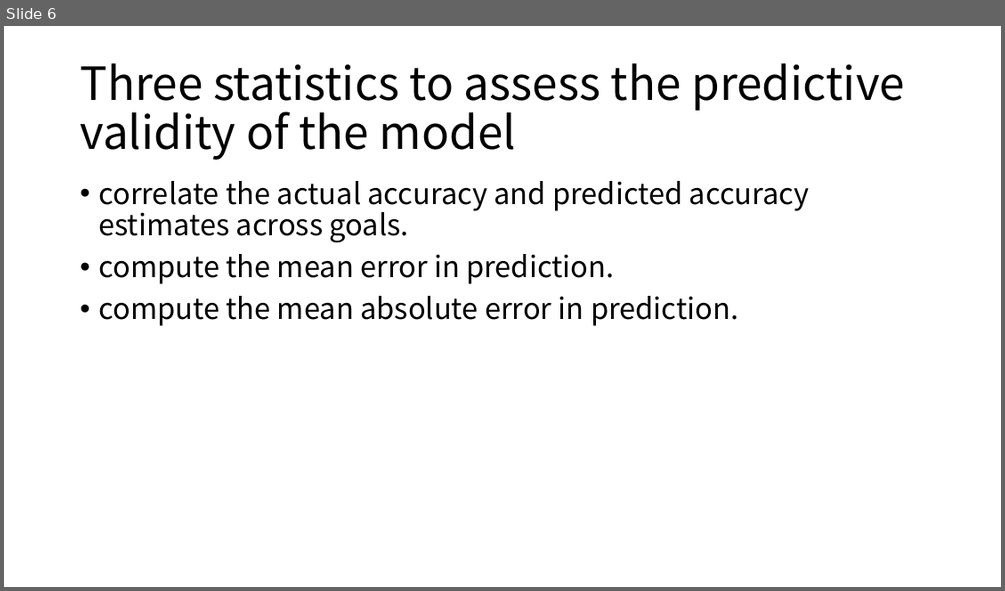
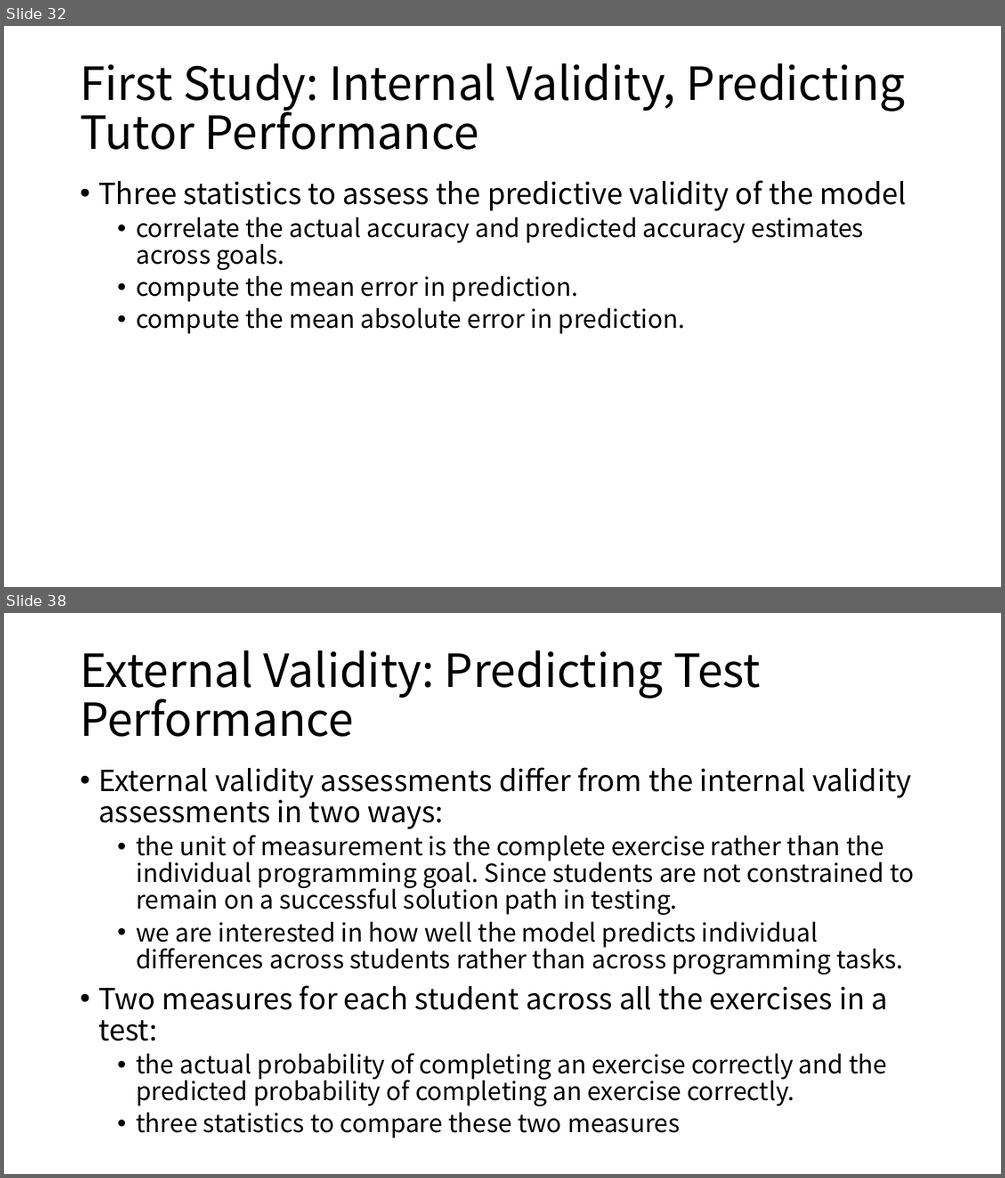
Before and after one commit to cloudspurs/klz, a slide deck: computer_science/statistics/model/hmm/bkt/papers/knowledge_tracing_modeling_the_acquisition_of_procedural_knowledge.pptx. Shown one above the other, each under a label of ours: slide 6 before the commit, slides 32 and 38 after it; the slides between them are not shown. The pictures are 1005x591 and 1005x1178 pixels, drawn with LibreOffice and Linux fonts; fonts in the diff are those of the drawing. Boxes give left, top, right and bottom in pixels: in the first picture for what was removed or moved away, otherwise in the second. Text is boxed around its words. In the diff, an @@ line names an element or a change of style, - is before the commit and + after.

```diff
--- a/computer_science/statistics/model/hmm/bkt/papers/knowledge_tracing_modeling_the_acquisition_of_procedural_knowledge.pptx
+++ b/computer_science/statistics/model/hmm/bkt/papers/knowledge_tracing_modeling_the_acquisition_of_procedural_knowledge.pptx
@@ slide 38 added at <box>4,613,1001,1174</box>, background #FFFFFF @@
@@ title added at <box>80,650,760,737</box>, 44 pt, text #000000 @@
+External Validity: Predicting Test Performance
@@ text added at <box>98,767,914,1133</box>, 24 pt, text #000000 @@
+• External validity assessments differ from the internal validity assessments in two ways:
+  • the unit of measurement is the complete exercise rather than the individual programming goal. Since students are not constrained to remain on a successful solution path in testing.
+  • we are interested in how well the model predicts individual differences across students rather than across programming tasks.
+• Two measures for each student across all the exercises in a test:
+  • the actual probability of completing an exercise correctly and the predicted probability of completing an exercise correctly.
+  • three statistics to compare these two measures
@@ what was slide 6 is now slide 32 @@
@@ slide 32 changed as well @@
@@ title at <box>80,63,906,150</box>: text changed @@
-Three statistics to assess the predictive validity of the model
+First Study: Internal Validity, Predicting Tutor Performance
@@ text at <box>98,180,907,211</box>: paragraph added @@
+• Three statistics to assess the predictive validity of the model
@@ text at <box>136,216,864,334</box>: size 28 to 24 pt in "correlate the actual accuracy and predicted accuracy ...", "compute the mean error in prediction.", "compute the mean absolute error in prediction."; list level 1 to 2 in "correlate the actual accuracy and ..."; list level 1 to 2 in "compute the mean error in ..."; list level 1 to 2 in "compute the mean absolute error ..." @@
```
Also in this commit, not shown: 5 other slides changed, 34 other slides added, 4 other files.
